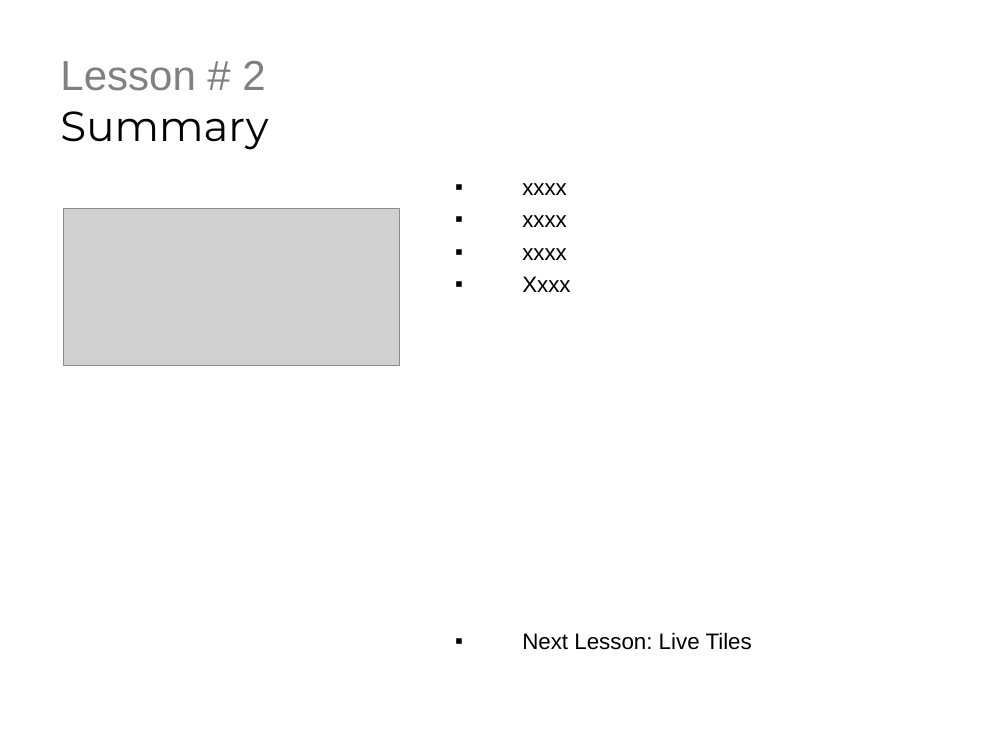
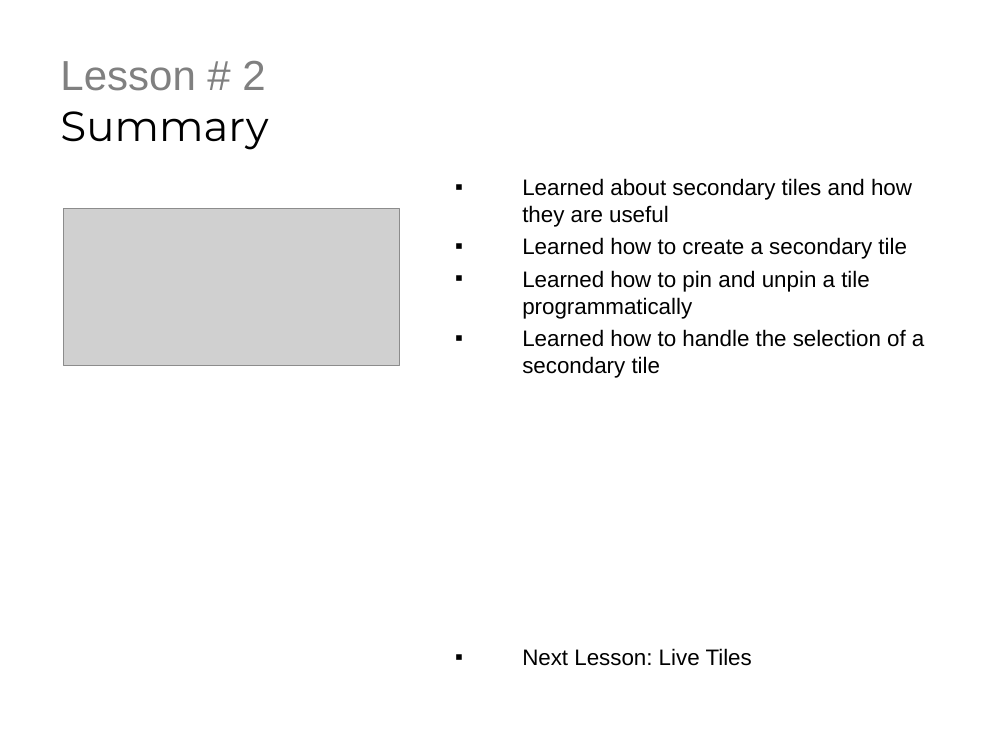
Before and after one commit to derikwhittaker/LiveLessons.WinRT, a slide deck: slide 3 of Chapter.6.WorkingWithTiles/Lesson.2.SecondaryTiles/Chapter6.Lesson2.ppt. Drawn at 1008x756 pixels with LibreOffice and Linux fonts; fonts in the diff are those of the drawing; grey boxes stand for pictures; background and template pictures are left out. Boxes give left, top, right and bottom in pixels: in the first picture for what was removed or moved away, otherwise in the second. Text is boxed around its words. In the diff, an @@ line names an element or a change of style, - is before the commit and + after.

```diff
--- a/Chapter.6.WorkingWithTiles/Lesson.2.SecondaryTiles/Chapter6.Lesson2.ppt
+++ b/Chapter.6.WorkingWithTiles/Lesson.2.SecondaryTiles/Chapter6.Lesson2.ppt
@@ text at box(522, 178, 924, 378): text changed @@
-▪ xxxx
-▪ xxxx
-▪ xxxx
-▪ Xxxx
+▪ Learned about secondary tiles and how they are useful
+▪ Learned how to create a secondary tile
+▪ Learned how to pin and unpin a tile programmatically
+▪ Learned how to handle the selection of a secondary tile
```
Also in this commit, not shown: 1 other slide changed, 3 other files.
